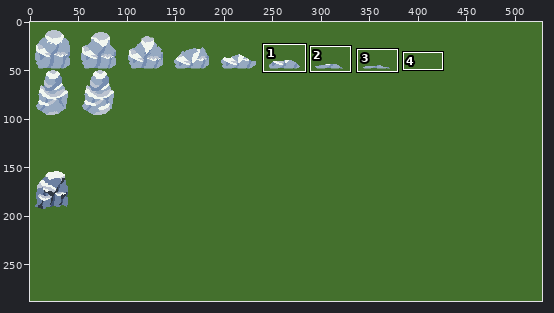
Pixel-art file -- scenes/obstacles/ice/rock and ice aseprite.aseprite. Above: a wide view before the commit, with the close-up outlined.
Close-up. As it was:
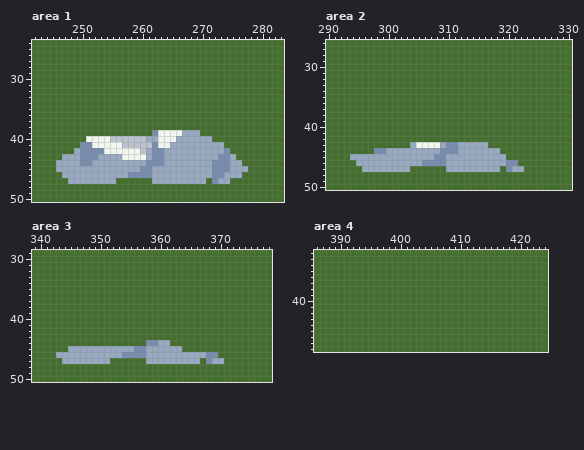
528x288 pixels, 1 frame. Shown: area 1: x 242..283, y 24..50; area 2: x 290..330, y 26..50; area 3: x 339..378, y 29..50; area 4: x 386..424, y 32..48. The commit also changed other parts of the picture, which this record leaves out.
After the commit:
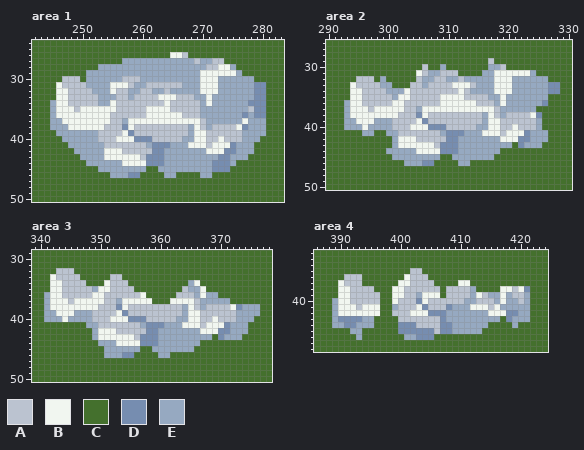
Palette (. is transparent): A #bbc3d0  B #f1f6f0  C #44702d  D #768db0  E #96a9c1
Diff:
Changed rows in their new state; - is an unchanged pixel.
Area 1, layer "Ice":
first column x 245:
26 --------------------BBA-------------
27 ------------EEEEEEEEEEEEAEEAA-------
28 --------EEEEEEEEEEEEEEEEEEAABBE-----
29 ------EEEEEEEEEEEEEEEEEEEBBBBBBE----
30 --AAA-EEEEEEAAAEEEEEEEEEEBBBEEEEEE--
31 -BAAAAEEEEBBBAEEAAAAAAEEEBBBEEEEEEDD
32 -BBAAAAEEEBAAEEAAEEAEEEEEBBBEEEEEEDD
33 -BBAAAAAEEEAAEAAAABBBAAAEEBEEEEEEEDD
34 EBBAAAAAEEBAAAAAAAABAAAAAEBEEEEEEDDD
35 EBBBABBBBBBAAAAABBBBAAAAAEEEEEEEEADD
36 EBBBBBBBBBAAAAAABBBBBBAAAEEEEEEEDEDD
37 EEBBBBBBBBAAEBBBBBBBBBBBBAEEEEEEBEEE
38 EEEBBBBBBAAADBAAAAAAAAAEBAEAAAABDEEE
39 -EEEEEEEAAAABDAAAAAAAAA-BBAAAAAAEEEE
40 --EEEEEEAA-BBBDDDAAAAA--BBAABAAAEEE-
41 ---EEEEEEAAA----E-DD---BBBABBBDEEE--
42 -----EEEE---AAA-A---------BBB-DEEE--
43 --CCCEEE-BBB---AD--------------EE---
44 -CCCCCE-----BBBB---------------C----
45 -CCCCCCC-------ECC------------CCC---
46 --CCCCCCCC-----CCCC--CCCC--CCCCC----
47 ---CCCCCCCC------CCCCCCCCC-CCC------
Area 2, layer "Ice":
first column x 293:
29 ------------------------A-----------
30 -------------A--E-------EEA---------
31 ------------BAEEAAA----EEBBBBBBE----
32 --AAA-E-----AEEAAEEAEEEEEBBBEEEEEE--
33 -BAAAAEE---AAEAAAABBBAEEEBBBEEEEEEDD
34 -BBAAAAEEEBAAAAAAAABAEEEEBBBEEEEEEDD
35 -BBAAAAAEBBAAAAABBBBAAAAEEBEEEEEEE--
36 EBBAAAAABBAAAAAABBBBBBAAAEBEEEEEED--
37 EBBBABBBBBAAEBBBBBBBBBBBBAEEEEEE----
38 EBBBBBBBBAAADBAAAAAAAAAEBAEAAAABD---
39 EEBBBEEEAAAABDAAAAAAAAAEBBAAAAAAE---
40 EEEBEEEEAAABBBDDDAAAAAEEBBAABAAAE---
41 ---EE--EEAAAAAAAEDDDEEEBBBABBBDEEE--
42 --------EBBBAAAAADDEEEEEEEBBBDDEEE--
43 --------EBBB---AD-------EEEE-DEEE---
44 -----CC-----BBBB--------------------
45 -CCCCCCC-------ECC-------CC---------
46 --CCCCCCCC-----CCCC--CCCCCCCC-------
47 ---CCCCCCCC------CCCCCCCCC-CCC------
Area 3, layer "Ice":
first column x 341:
32 --AAA-------------------------------
33 -BAAAA-----AA-----------------------
34 -BBAAAA---BAAA----------EB----------
35 -BBAAAAAEBBAAAA--------AEEB---------
36 EBBAAAAABBAAAAAAB-----AAAEBEE-------
37 EBBBABBBBBAAEBBBBB---BBBBAEEEEE-----
38 EBBBBBBBBAAADBAAAAAAAAAEBAEAAAABDEEE
39 EEBBBEEEAAAABDAAAAAAAAAEBBAAAAAAEEEE
40 EEEBEEEEAAABBBDDDAAAAAEEBBAABAAAEEE-
41 -------EEAAAAAAAEDDDEEEBBBABBBDEEE--
42 --------EBBBAAAAADDEEEEEEEBBBDDEEE--
43 --------EBBBBBBADDDEEEEEEEEE-DEEE---
44 ---------EEEBBBBD----EEEEE----------
45 ----CCCCCC-----ECC-----EE-----------
46 --CCCCCCCC-----CCCC--CCCCCCCC-------
47 ---CCCCCCCC------CCCCCCCCC-CCC------
Area 4, layer "Ice":
first column x 389:
35 -------------AA------------------
36 --AAA-------BAAA-----------------
37 -BAAA------BBAAAA----BB----------
38 -BBAAAA---BBAAAAAA-AAAAE----BBABD
39 -BBAAAAA--BBAAEBBB-AAAAEBAEEBEAAE
40 EBBAAAAA--BAAADBAAAAAAEEAAAEBEEAE
41 EBBBABBB--EAAABDAAADEEEBBBABEEEEE
42 EBBBBBBB--AAABBBDDDEEEEEEEBBBDDEE
43 EDDDDEE----AAAAAAADEEEEEEEEE-DEEE
44 EEDDEEE----DDDAAAADDEEEEEE----E--
45 ---EE------DDDDDDADDEEEEE--------
46 ----E-------EEDDD----------------
